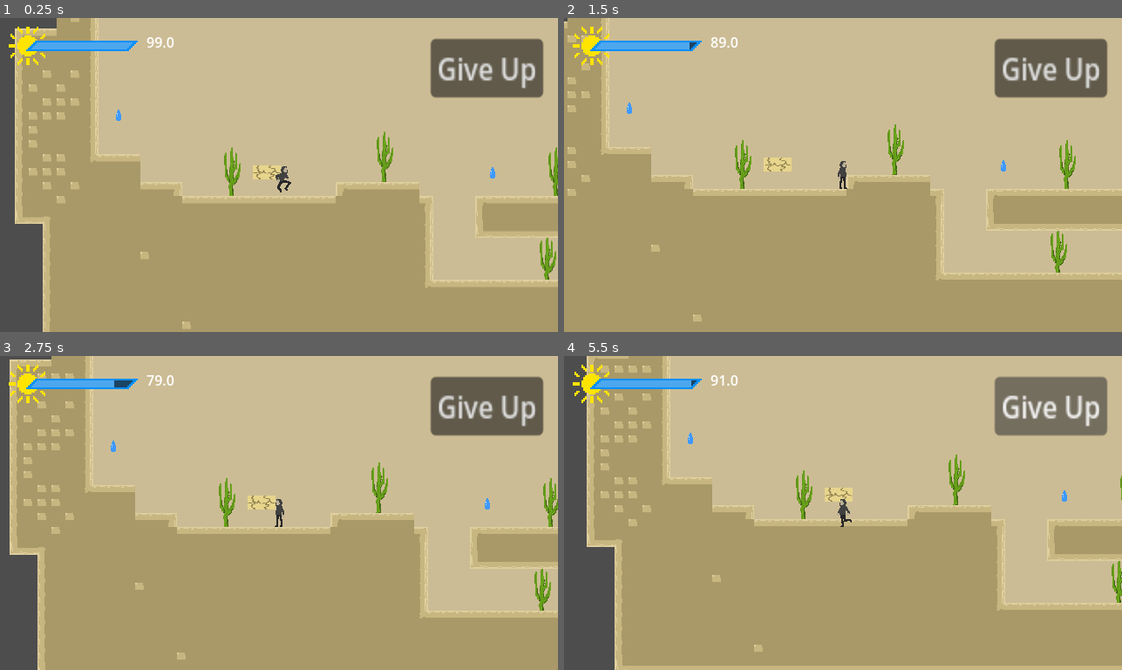
Above: before the commit, frames 1-4 (two rows, left to right).
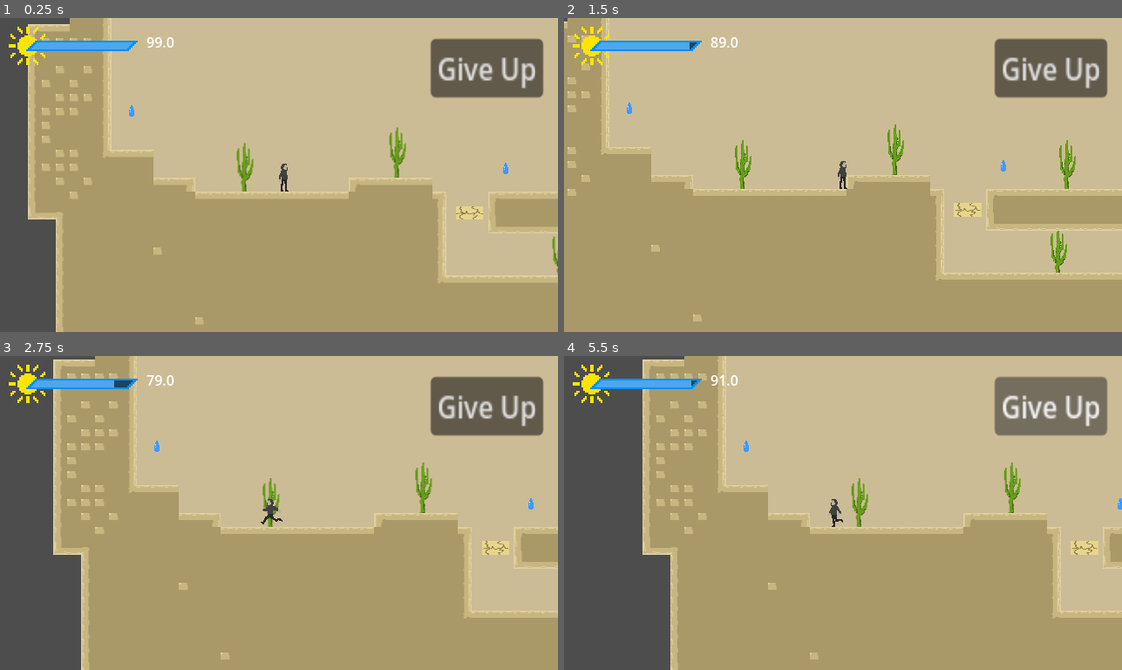
Above: after the commit, the same moments.

Repository: Aterlone/MasseyGameJam
Game: Godot game, scene res://main.tscn
Same seed, same stepped clock (60 frames per second), same inputs: the game is played once before the commit and once after it.
Inputs:
- Up to frame 1 (0.25 s): no input
- Up to frame 2 (1.5 s): tap Enter (ui_accept) at 0.5, 0.6, 0.77, 1.07, 1.35 s; hold Right (ui_right) from 0.53 s (still down)
- Up to frame 3 (2.75 s): tap Enter (ui_accept) at 1.52, 1.82, 2.1 s; release Right (ui_right) at 2.03 s; hold Left (ui_left) from 2.03 s (still down)
- Up to frame 4 (5.5 s): release Left (ui_left) at 2.78 s; hold Right (ui_right) 2.78-4.25 s; tap Enter (ui_accept) at 2.85, 3.02, 3.32, 3.6, 3.77, 4.07, 5.1, 5.27 s; click "Give Up" at 4.25 s; hold Left (ui_left) from 5.03 s (still down)

The runs differ from the first frame. In frame 1, 10% of the frame differs, in the area x 2-100%, y 0-100%; in frame 2, 0.4%; in frame 3, 18%; in frame 4, 23%, in the area x 4-100%, y 0-100%.

Commit message:
added example platform to level 1

Diff:
--- a/Misc/collapsPlatform.tscn
+++ b/Misc/collapsPlatform.tscn
@@ -15,12 +15,10 @@
 scale = Vector2(0.66, 0.33)
 
 [node name="Sprite2D" type="Sprite2D" parent="StaticBody2D"]
-scale = Vector2(1, 1)
 texture = ExtResource("1_jjcuo")
 
 [node name="CollisionShape2D" type="CollisionShape2D" parent="StaticBody2D"]
 position = Vector2(-7.2248e-07, -7.2248e-07)
-scale = Vector2(1, 1)
 shape = SubResource("RectangleShape2D_5ovwm")
 
 [node name="Area2D" type="Area2D" parent="."]
--- a/level_1.tscn
+++ b/level_1.tscn
@@ -139,7 +139,7 @@
 tile_map_data = PackedByteArray("AAAMABUAAQABAAEAAAAMABQAAQABAAEAAAAMABMAAQABAAEAAAALABUAAQABAAEAAAALABQAAQABAAEAAAALAB …(62400 unchanged characters)…
 
 [node name="CollapsPlatform" parent="." instance=ExtResource("5_rka8t")]
-position = Vector2(226, 260)
+position = Vector2(444, 312)
 
 [connection signal="body_entered" from="Door" to="Door" method="_on_body_entered"]
 [connection signal="body_exited" from="Door" to="Door" method="_on_body_exited"]
Not shown: 1 places in level_1.tscn that only renumber resources
